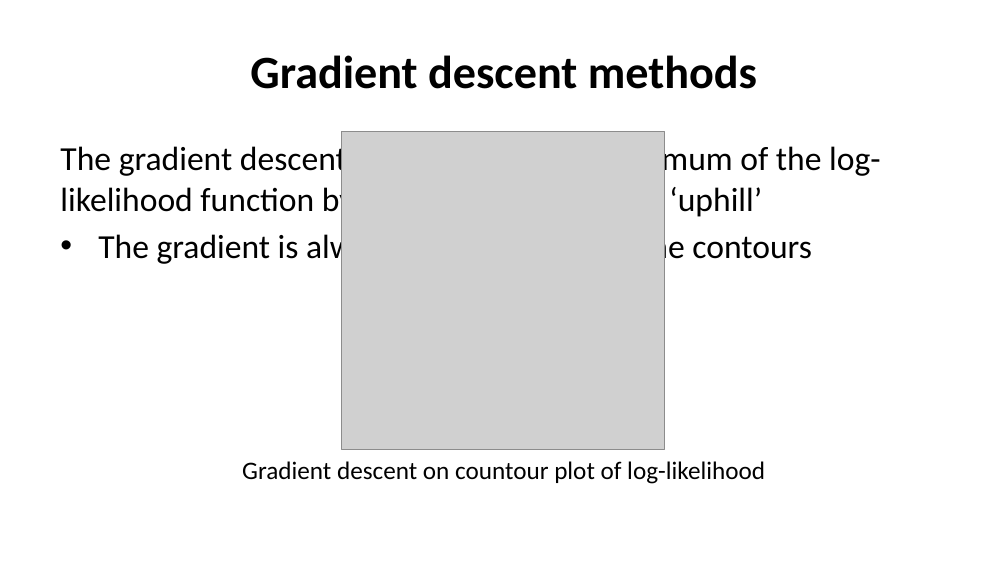
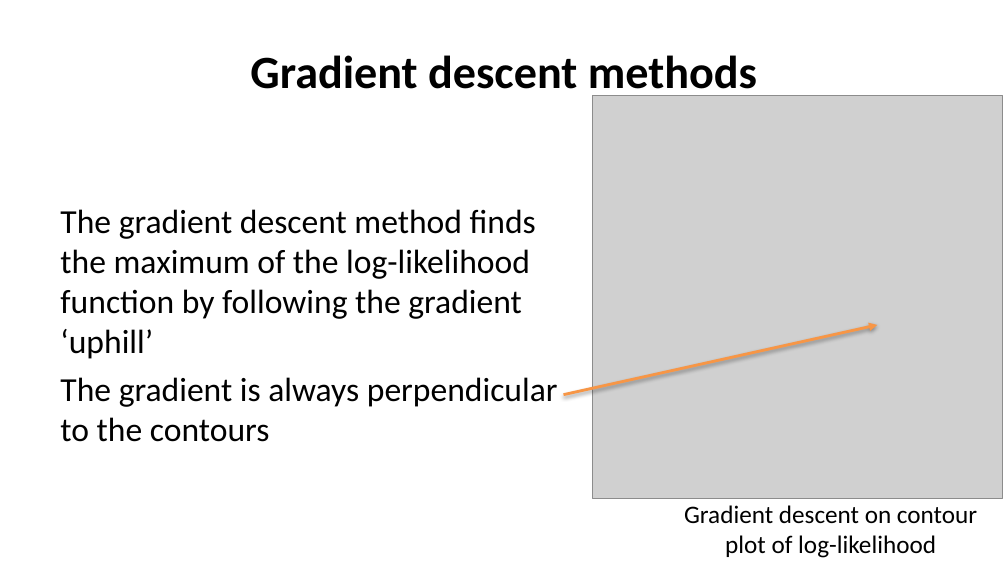
Before and after one commit to StephenElston/CSCI-E-83, a slide deck: slide 31 of LectureSlides/05_ParameterEstimationAndLikelihood.pptx. Drawn at 1008x567 pixels with LibreOffice and Linux fonts; fonts in the diff are those of the drawing; grey boxes stand for pictures. Boxes give left, top, right and bottom in pixels: in the first picture for what was removed or moved away, otherwise in the second. Text is boxed around its words. In the diff, an @@ line names an element or a change of style, - is before the commit and + after.

```diff
--- a/LectureSlides/05_ParameterEstimationAndLikelihood.pptx
+++ b/LectureSlides/05_ParameterEstimationAndLikelihood.pptx
@@ picture: place and size @@
-picture at bbox=[342, 132, 665, 450]
+picture at bbox=[593, 96, 1003, 499]
@@ text "The gradient descent method finds ...": place and size @@
-text "The gradient descent method finds ..." at bbox=[60, 143, 880, 266]
+text "The gradient descent method finds ..." at bbox=[60, 209, 558, 442]
@@ arrow added from (563, 395) to (877, 325), #F79646 2 pt @@
@@ text at bbox=[60, 377, 558, 442]: bullet • to none @@
@@ text at bbox=[684, 505, 977, 558]: text changed @@
-Gradient descent on countour plot of log-likelihood
+Gradient descent on contour plot of log-likelihood
```
Also in this commit, not shown: 13 other slides changed, 3 other files.
